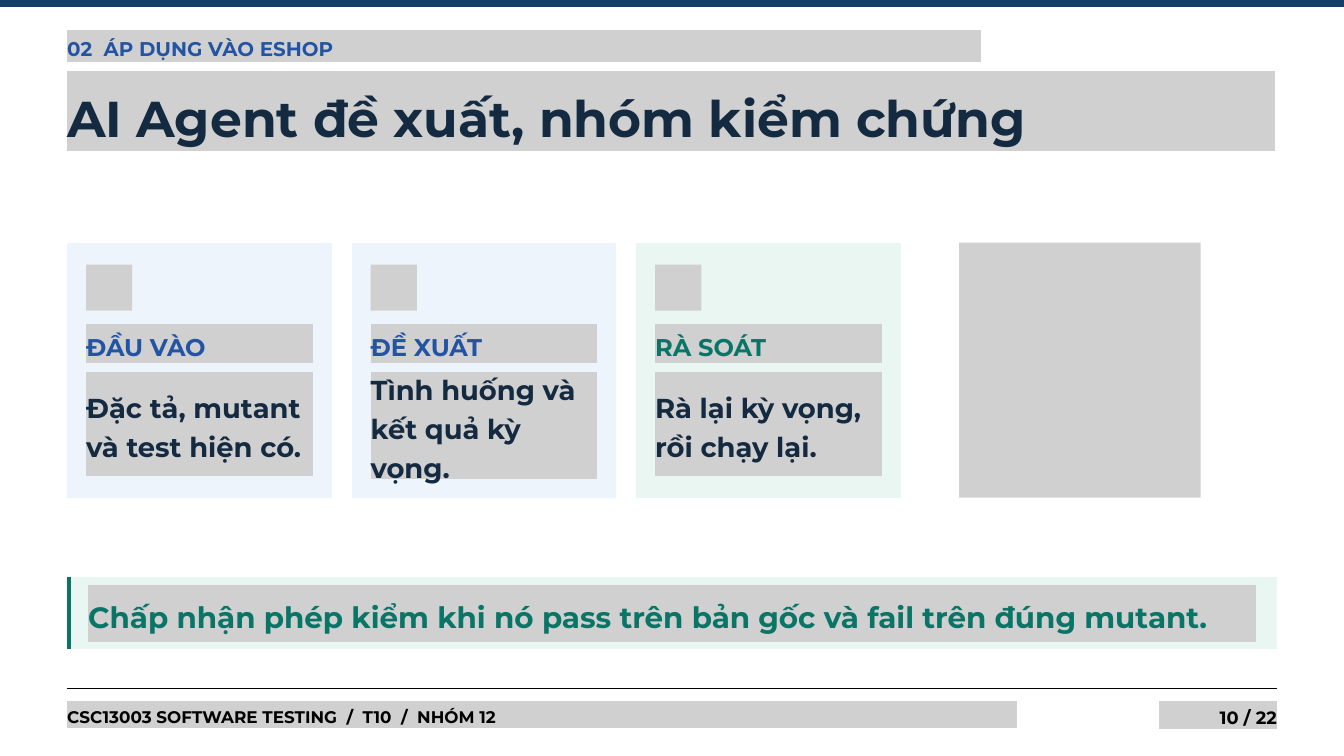
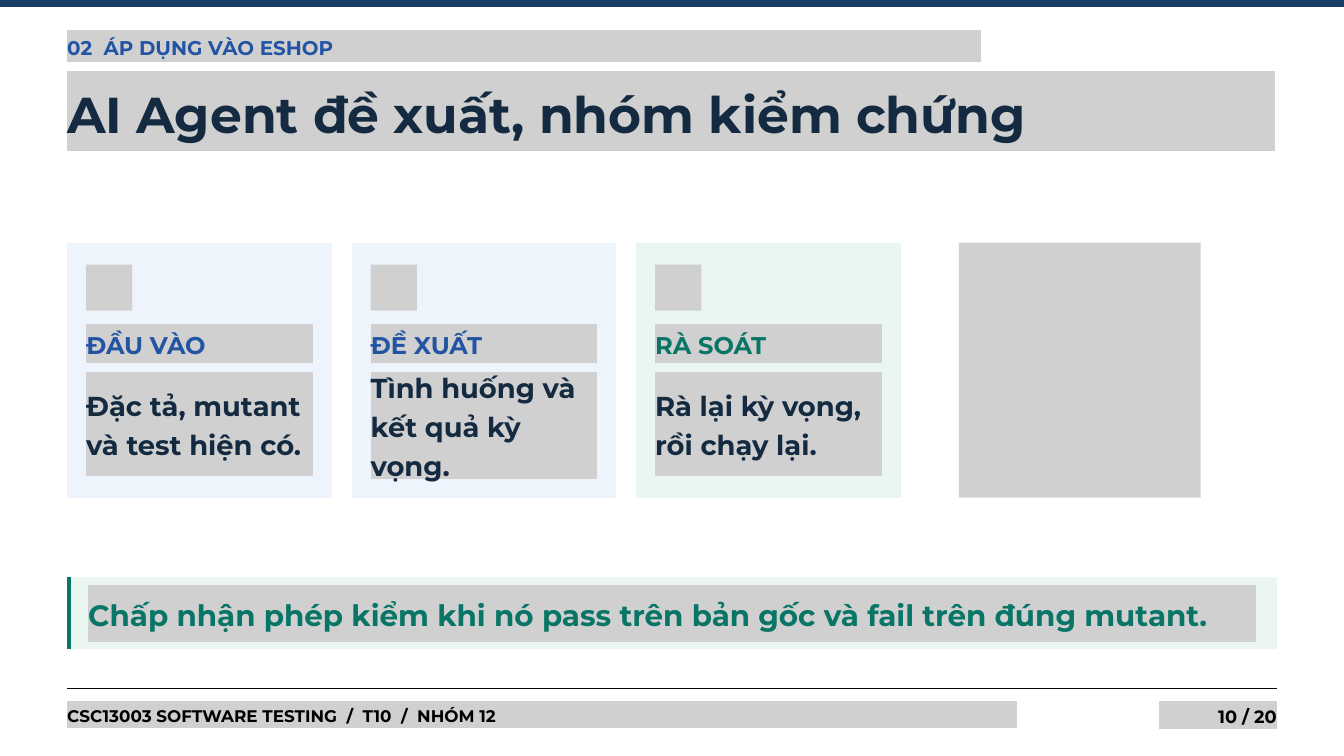
Before and after one commit to tkob-team/T10_Mutation_Testing_and_Test_Effectiveness, a slide deck: slide 10 of submission/w13/T10_Mutation_Testing_Slides.pptx. Drawn at 1344x756 pixels with LibreOffice and Linux fonts; fonts in the diff are those of the drawing; grey boxes stand for pictures. Boxes give left, top, right and bottom in pixels: in the first picture for what was removed or moved away, otherwise in the second. Text is boxed around its words. In the diff, an @@ line names an element or a change of style, - is before the commit and + after.

```diff
--- a/submission/w13/T10_Mutation_Testing_Slides.pptx
+++ b/submission/w13/T10_Mutation_Testing_Slides.pptx
@@ text "AI Agent đề xuất, nhóm ..." at bbox=[67, 90, 1026, 143]: line spacing 1.2 to 77.8pt @@
@@ line spacing 1.2 to 37.2pt in 3 elements at bbox=[86, 331, 206, 355], bbox=[371, 331, 482, 355], bbox=[655, 332, 766, 355] @@
@@ line spacing 1.2 to 42.1pt in 3 elements at bbox=[86, 393, 301, 461], bbox=[655, 394, 861, 461], bbox=[371, 371, 576, 484] @@
@@ text "Chấp nhận phép kiểm khi ..." at bbox=[88, 601, 1207, 632]: line spacing 1.2 to 45.3pt @@
@@ text at bbox=[1218, 710, 1277, 723]: text changed @@
-10 / 22
+10 / 20
```
Also in this commit, not shown: 14 other slides changed, 5 slides added, 7 slides removed, 5 other files.
